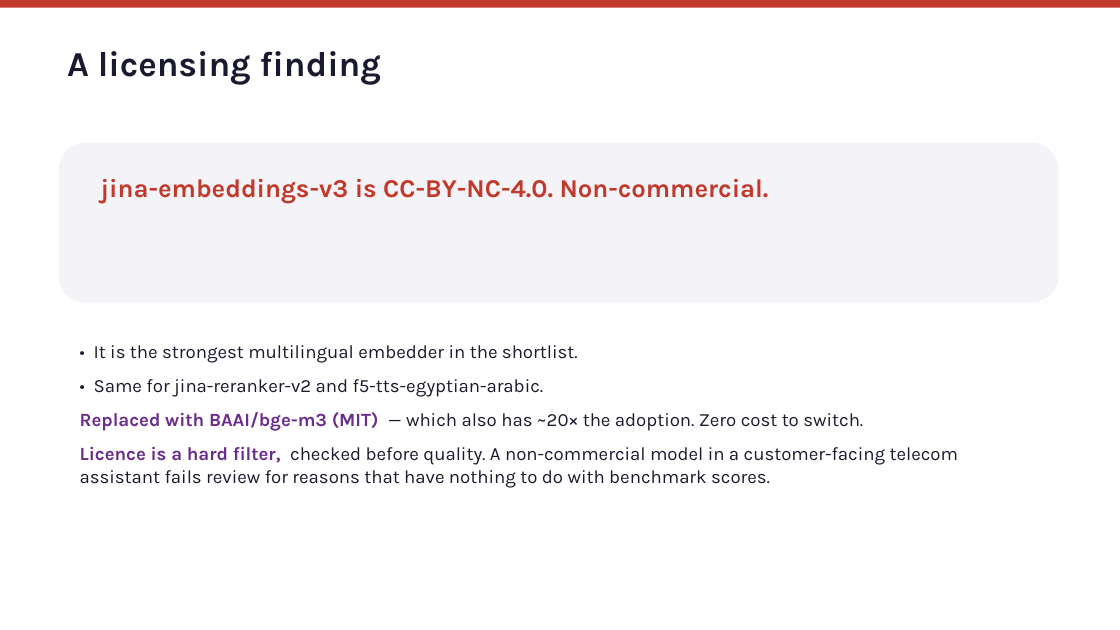
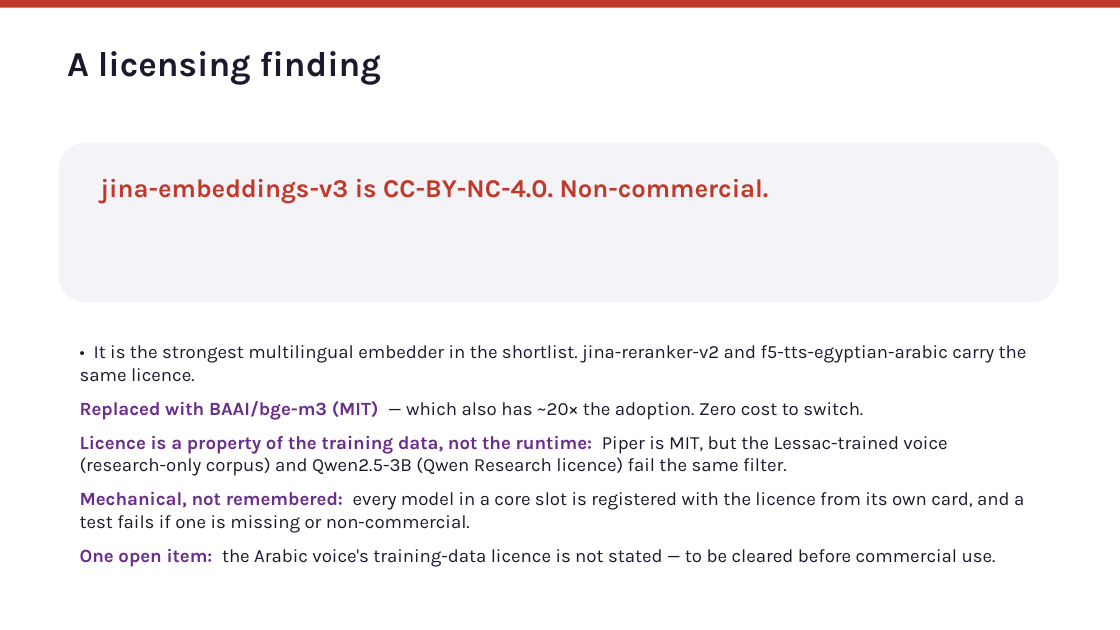
Before and after one commit to radwanism/Intelligent-Assistant, a slide deck: slide 19 of docs/TelecomEgypt_Assistant.pptx. Drawn at 1120x630 pixels with LibreOffice and Linux fonts; fonts in the diff are those of the drawing. Boxes give left, top, right and bottom in pixels: in the first picture for what was removed or moved away, otherwise in the second. Text is boxed around its words. In the diff, an @@ line names an element or a change of style, - is before the commit and + after.

```diff
--- a/docs/TelecomEgypt_Assistant.pptx
+++ b/docs/TelecomEgypt_Assistant.pptx
@@ text at (80,345,1027,382): text changed @@
-• It is the strongest multilingual embedder in the shortlist.
-• Same for jina-reranker-v2 and f5-tts-egyptian-arabic.
+• It is the strongest multilingual embedder in the shortlist. jina-reranker-v2 and f5-tts-egyptian-arabic carry the same licence.
@@ text at (80,435,1024,567): text changed @@
-Licence is a hard filter, checked before quality. A non-commercial model in a customer-facing telecom assistant fails review for reasons that have nothing to do with benchmark scores.
+Licence is a property of the training data, not the runtime: Piper is MIT, but the Lessac-trained voice (research-only corpus) and Qwen2.5-3B (Qwen Research licence) fail the same filter.
+Mechanical, not remembered: every model in a core slot is registered with the licence from its own card, and a test fails if one is missing or non-commercial.
+One open item: the Arabic voice's training-data licence is not stated — to be cleared before commercial use.
```
Also in this commit, not shown: 9 other slides changed, 52 other files.
